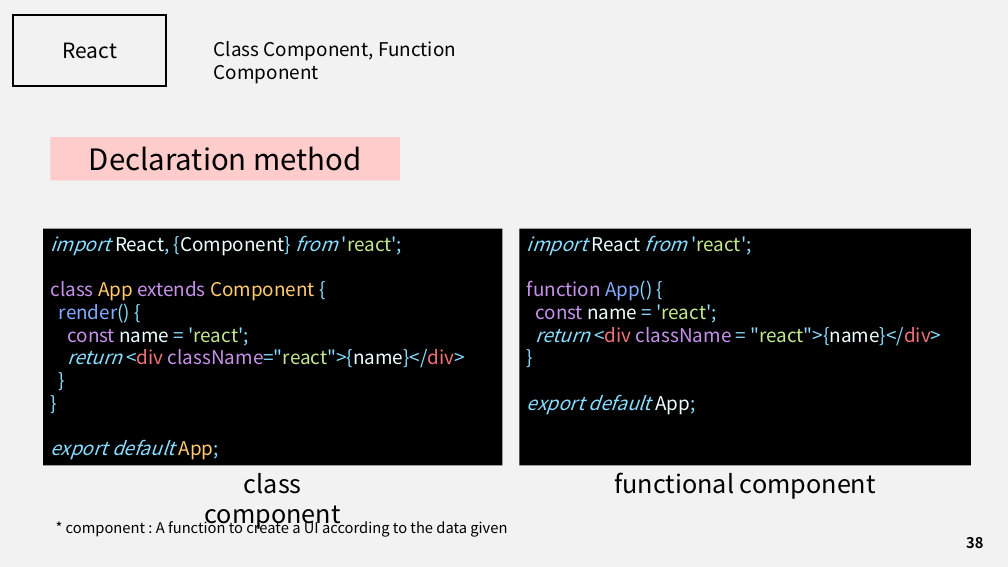
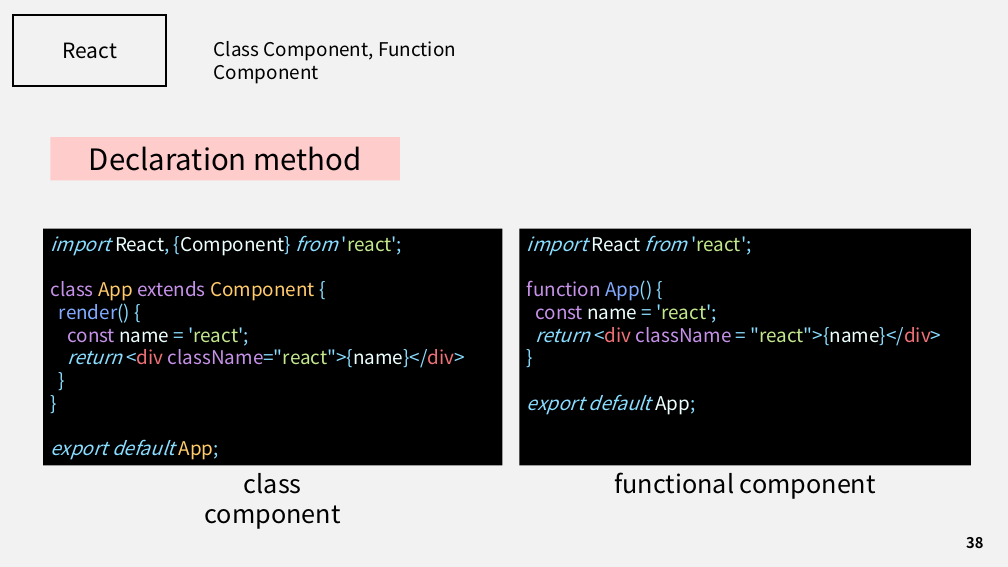
Before and after one commit to J3SUNG/Seminar, a slide deck: slide 38 of 210207_React.pptx. Drawn at 1008x567 pixels with LibreOffice and Linux fonts; fonts in the diff are those of the drawing. Boxes give left, top, right and bottom in pixels: in the first picture for what was removed or moved away, otherwise in the second. Text is boxed around its words. In the diff, an @@ line names an element or a change of style, - is before the commit and + after.

```diff
--- a/210207_React.pptx
+++ b/210207_React.pptx
@@ text removed at (66, 518, 507, 537) @@
-* component : A function to create a UI according to the data given
```
Also in this commit, not shown: 4 other slides changed, 1 other file.
